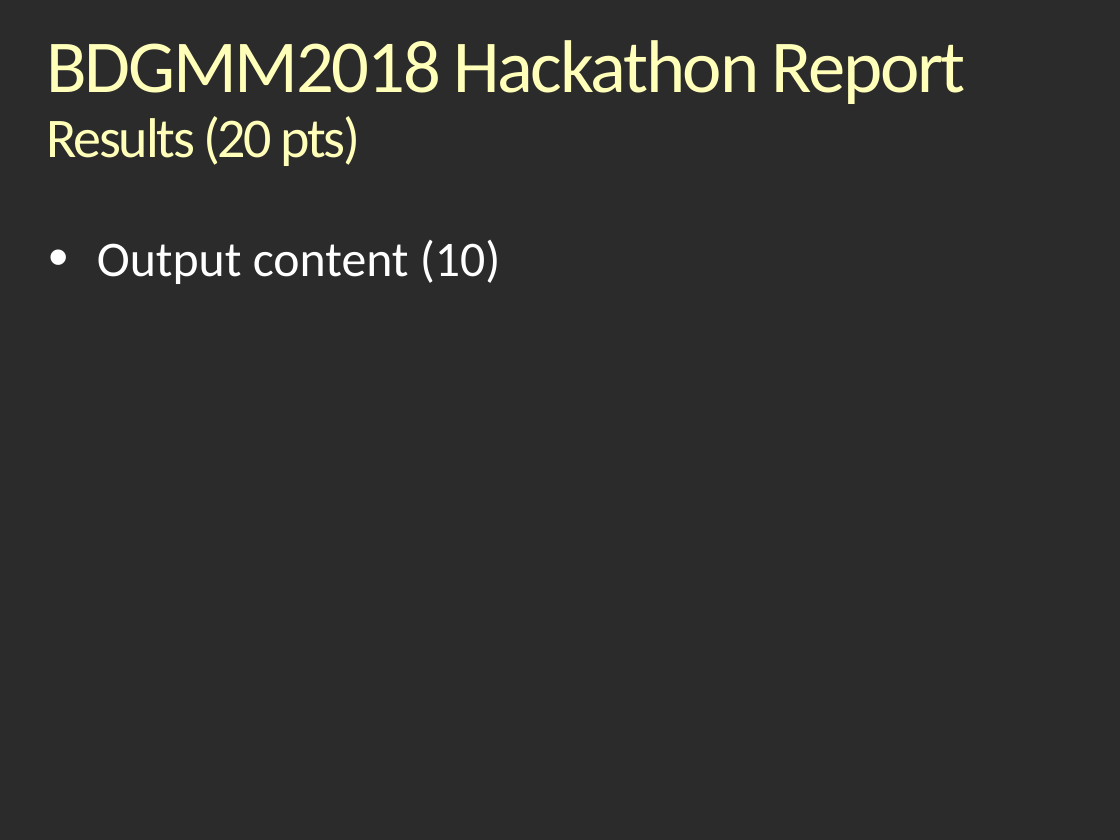
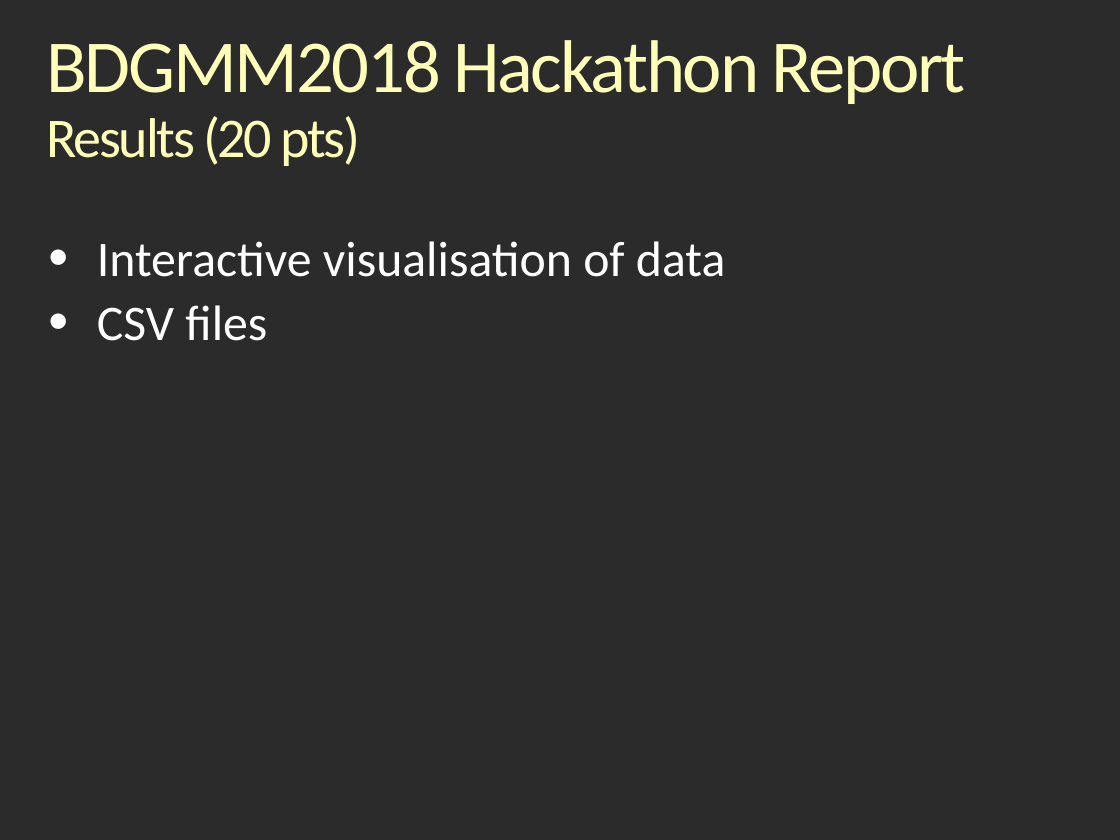
Before and after one commit to rjaduthie/bdgmm-hackathon-berlin-2018, a slide deck: slide 7 of BDMM18_Hackathonv_Report_Linuxy.odp (slide 6 before the commit). Drawn at 1120x840 pixels with LibreOffice and Linux fonts; fonts in the diff are those of the drawing; background and template pictures are left out; a plain dark background stands for a picture behind light text. Boxes give left, top, right and bottom in pixels: in the first picture for what was removed or moved away, otherwise in the second. Text is boxed around its words. In the diff, an @@ line names an element or a change of style, - is before the commit and + after.

```diff
--- a/BDMM18_Hackathonv_Report_Linuxy.odp
+++ b/BDMM18_Hackathonv_Report_Linuxy.odp
@@ text at [97,241,725,341]: text changed @@
-• Output content (10)
+• Interactive visualisation of data
+• CSV files
```
Also in this commit, not shown: 2 other slides changed, 4 slides added, 7 slides removed.
